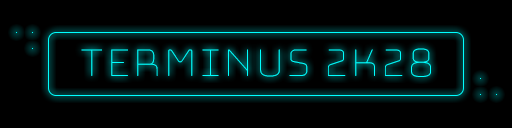
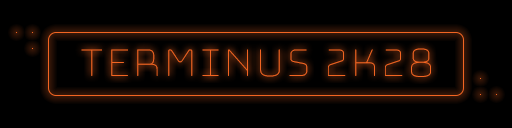
Layered file, before and after one edit (512x128). Changes by layer:
painted on "Terminus 2k28" over [81, 48, 431, 77]